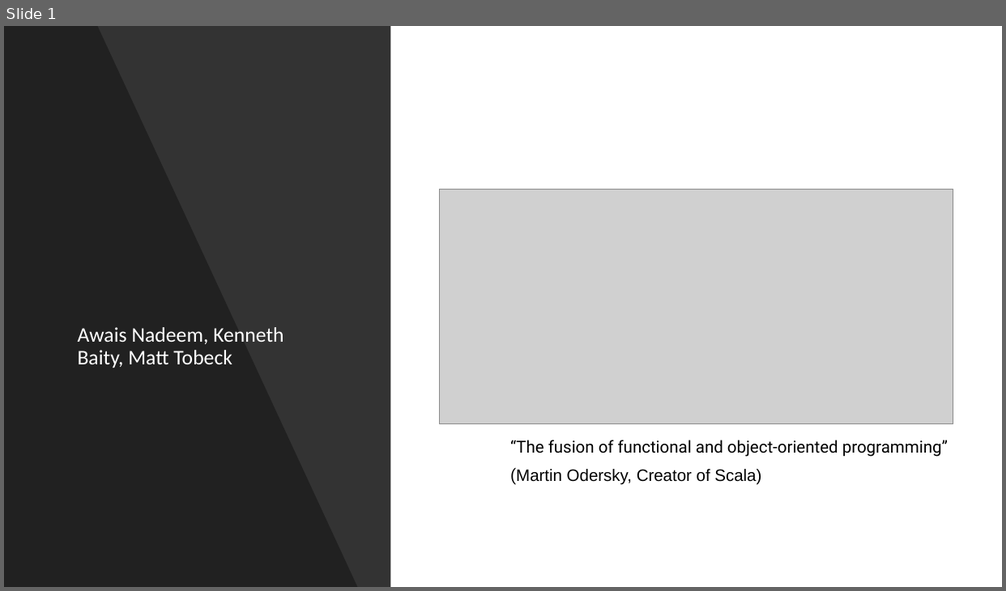
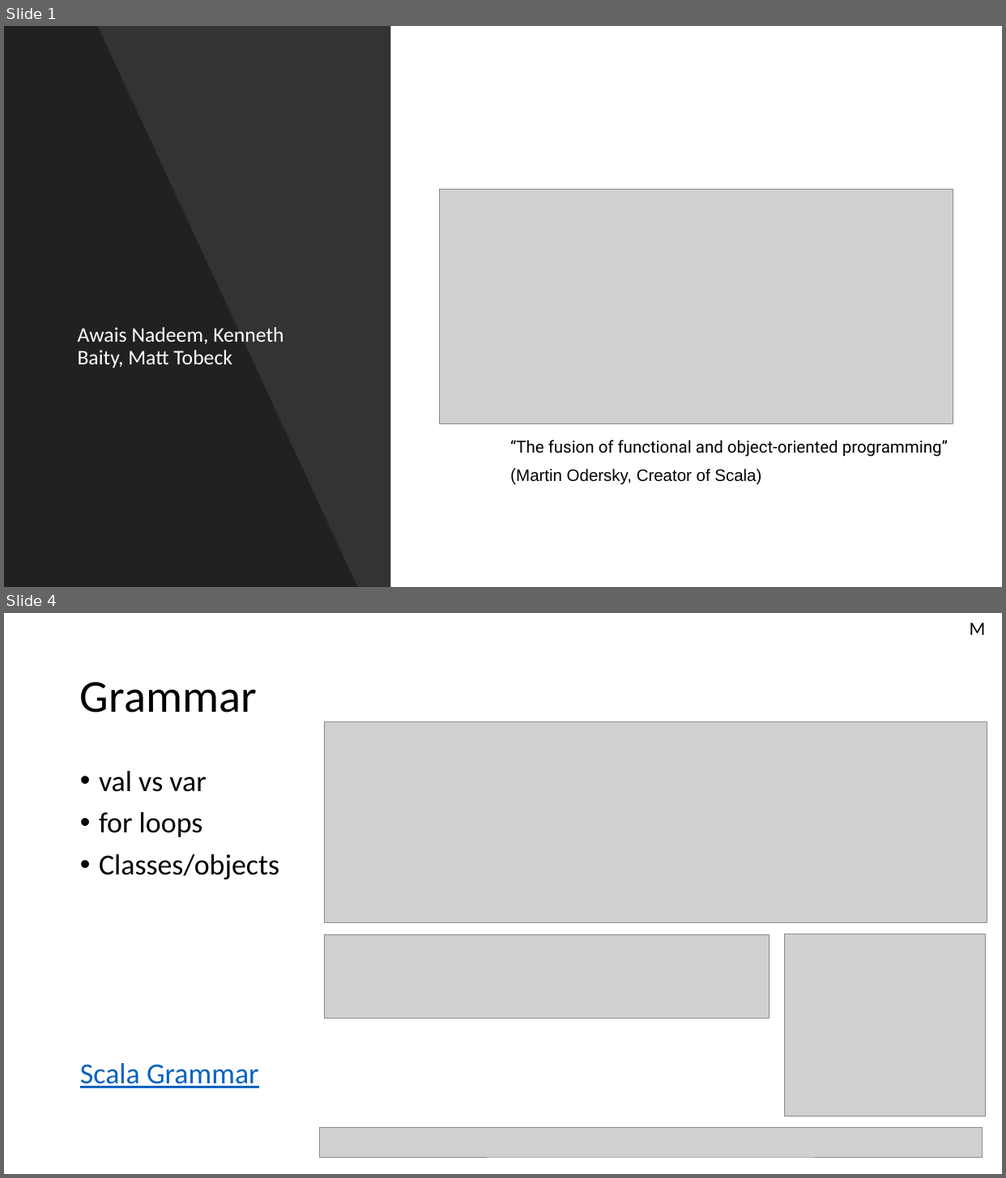
Before and after one commit to anadeem2/IT327ScalaProject, a slide deck: ScalaPresentation.pptx. Shown one above the other, each under a label of ours: slide 1 before the commit, slides 1 and 4 after it; the slides between them are not shown. The pictures are 1006x591 and 1006x1178 pixels, drawn with LibreOffice and Linux fonts; fonts in the diff are those of the drawing; grey boxes stand for pictures. Boxes give left, top, right and bottom in pixels: in the first picture for what was removed or moved away, otherwise in the second. Text is boxed around its words. In the diff, an @@ line names an element or a change of style, - is before the commit and + after.

```diff
--- a/ScalaPresentation.pptx
+++ b/ScalaPresentation.pptx
@@ slide 4 added at <box>4,613,1002,1174</box>, background #FFFFFF @@
@@ text added at <box>970,623,986,635</box>, 18 pt, text #000000 @@
+M
@@ title added at <box>80,682,257,713</box>, 44 pt, text #000000 @@
+Grammar
@@ picture added at <box>325,722,987,922</box> @@
@@ text added at <box>80,771,279,1088</box>, 28 pt, text #000000 @@
+• val vs var
+• for loops
+• Classes/objects
+Scala Grammar
@@ picture added at <box>325,935,769,1020</box> @@
@@ picture added at <box>785,934,986,1117</box> @@
@@ picture added at <box>319,1128,982,1157</box> @@
```
Also in this commit, not shown: 3 slides changed, 11 other slides added, 6 slides removed, 28 other files.
